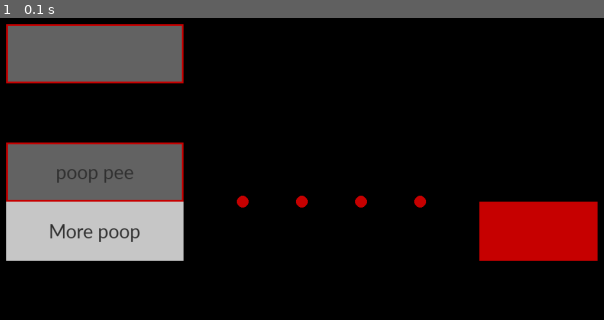
Above: before the commit, frame 1.
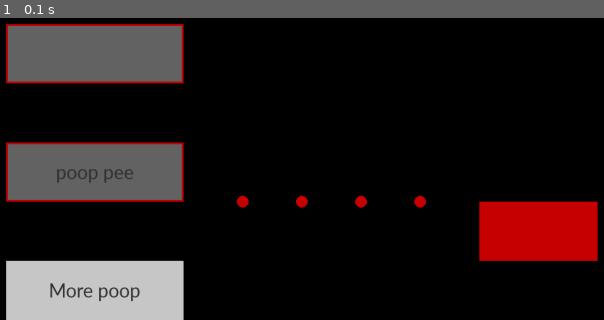
Above: after the commit, the same moment.

Repository: dragonfly1033/NEA
Game: pygame game, started from main.py
Two runs of this game, one before a commit and one after it. Both use one fixed random seed, a clock stepped at 60 frames per second and the inputs below.
Inputs:
- Up to frame 1 (0.1 s): no input

The runs differ from the first frame. In frame 1, 12% of the frame differs, in the area x 0-31%, y 60-100%.

Commit message:
test commit

Diff:
--- a/pygameutil.py
+++ b/graphics/pygameutil.py
@@ -311,8 +311,10 @@
         if event.type == pg.MOUSEMOTION:
             x, y = pg.mouse.get_pos()
             if self.active:
-                self.x += event.rel[0]
-                self.y += event.rel[1]
+                self.x = x - self.dim[0]/2
+                self.y = y - self.dim[1]/2
+            if self.onDrag != None:
+                self.onDrag()
 
         self.show()
 
@@ -342,10 +344,10 @@
         self.widgets.clear()
 
     def event_update(self, event):
+        rets = []
         for widget in self.widgets:
             if isinstance(widget, (Input, Button, DraggablePoint, DraggableRect)):
                 widget.update(event)
-
         if event.type == pg.KEYDOWN:
             if event.key == pg.K_SPACE:
                 if self.actionButton != None:
--- /dev/null
+++ b/graphics/widget.py
@@ -0,0 +1,6 @@
+from pygameutil import *
+
+class DraggablePoint(DraggablePoint):
+    def __init__(self, screen, x, y, r, inactiveColour, activeColour, zlayer=0, onDrag=None):
+        super().__init__(screen, x, y, r, inactiveColour, activeColour, zlayer=0)
+    self.onDrag = onDrag
--- a/main.py
+++ b/main.py
@@ -1,11 +1,11 @@
 import colorsys
 import pygame as pg
 from math import sqrt, sin, cos, radians, degrees, pi
-import pygameutil as pgu
+from graphics import pygameutil as pgu
 from random import randint as rand
 
 
-def test(display, p1, p2, p1d, p2d, res):
+def drawBezier(display, p1, p2, p1d, p2d, res):
     p1 = (p1.x, p1.y)
     p2 = (p2.x, p2.y)
     l = bezier(p1 ,p2, p1d, p2d, res)
@@ -33,17 +33,17 @@
     return ps
 
 def mainScreenSetup():
-    global alpha1, dp1, dp3, dp2, dp4
     mainScreen.fill((0, 0, 0))
-    alpha1 = pgu.LayeredSurface(mainScreen, DIM, zlayer=6, flags=pg.SRCALPHA)
+    draggableAlphaLayer = pgu.LayeredSurface(mainScreen, DIM, zlayer=6, flags=pg.SRCALPHA)
+    bezierAlphaLayer = pgu.LayeredSurface(mainScreen, DIM, zlayer=5, flags=pg.SRCALPHA)
     e1 = pgu.Input(mainScreen, (100, 100, 300, 100), medFont, [DARKGREY, LIGHTGREY], VDARKGREY, RED, zlayer=0)
-    l1 = pgu.Label(mainScreen, 'More poop', (100, 400, 300, 100), medFont, LIGHTGREY, VDARKGREY, align='center', justify='centre', zlayer=0)
-    dp1 = pgu.DraggablePoint(alpha1, 500, 400, 10, RED, VDARKGREY)
-    dp2 = pgu.DraggablePoint(alpha1, 600, 400, 10, RED, VDARKGREY)
-    dp3 = pgu.DraggablePoint(alpha1, 700, 400, 10, RED, VDARKGREY)
-    dp4 = pgu.DraggablePoint(alpha1, 800, 400, 10, RED, VDARKGREY)
-    dr1 = pgu.DraggableRect(alpha1, 900, 400, 200, 100, RED, VDARKGREY)
-    b1 = pgu.Button(mainScreen, 'poop pee', (100, 300, 300, 100), medFont, DARKGREY, LIGHTGREY, VDARKGREY, RED, lambda: test(alpha1, dp1, dp3, (0, 1), (0, -1), 15), zlayer=0)
+    l1 = pgu.Label(mainScreen, 'More poop', (100, 500, 300, 100), medFont, LIGHTGREY, VDARKGREY, align='center', justify='centre', zlayer=0)
+    dp1 = pgu.DraggablePoint(draggableAlphaLayer, 500, 400, 10, RED, VDARKGREY)
+    dp2 = pgu.DraggablePoint(draggableAlphaLayer, 600, 400, 10, RED, VDARKGREY)
+    dp3 = pgu.DraggablePoint(draggableAlphaLayer, 700, 400, 10, RED, VDARKGREY)
+    dp4 = pgu.DraggablePoint(draggableAlphaLayer, 800, 400, 10, RED, VDARKGREY)
+    dr1 = pgu.DraggableRect(draggableAlphaLayer, 900, 400, 200, 100, RED, VDARKGREY)
+    b1 = pgu.Button(mainScreen, 'poop pee', (100, 300, 300, 100), medFont, DARKGREY, LIGHTGREY, VDARKGREY, RED, lambda: print('hey'), zlayer=0)
 
 
 pg.init()
--- /dev/null
+++ b/parser/test.py
@@ -0,0 +1,172 @@
+# 1. Identity, idempotent, union, intersection, double negation
+# 2. De Morgans
+# 3. associative, commutative
+# 4. apply absorbtion
+# 5. distributive property
+
+import re
+
+
+class Law:
+    def __init__(self, name, regex, sub):
+        self.name = name
+        self.regex = regex
+        self.sub = sub
+        laws.append(self)
+
+class BinaryTree:
+    def __init__(self, rootVal):
+        self.root = Node(val=rootVal)
+
+    def traverse(self):
+        return self.root.traverse()
+
+class Node:
+    def __init__(self, parent=None, val=None):
+        self.parent = parent
+        self.val = val
+        self.left = None
+        self.right = None
+
+    def traverse(self):
+        if self.val is None:
+            return
+        if self.left is None:
+            return self.val
+        val = str(self.left.traverse()) + ',' + str(self.val)
+        if self.right is None:
+            return val
+        val += ',' + str(self.right.traverse())
+        return val
+
+def fakePopulate():
+    global T
+
+    T = BinaryTree(1)
+
+    T.root.left = Node(val=2)
+    T.root.left.left = Node(val=4)
+    T.root.left.left.left = Node(val=8)
+    T.root.left.left.right = Node(val=9)
+    T.root.left.right = Node(val=5)
+    T.root.left.right.left = Node(val=10)
+    T.root.left.right.right = Node(val=11)
+
+    T.root.right = Node(val=3)
+    T.root.right.left = Node(val=6)
+    T.root.right.left.left = Node(val=12)
+    T.root.right.left.right = Node(val=13)
+    T.root.right.right = Node(val=7)
+    T.root.right.right.left = Node(val=14)
+    T.root.right.right.right = Node(val=15)
+
+
+def parse(s):
+
+    for law in laws:
+        old = s
+
+        if law.name != 'distributive':
+            s = re.sub(law.regex, law.sub, s)
+        else:
+            m = re.findall(law.regex, s)
+            for mm in m:
+                print(m)
+
+        if old != s:
+            print(f'{law.name}', s)
+            break
+
+    return s
+
+def collectLike(s):
+    old = s
+    braGroups = re.findall(r'\((.*)\)',s)
+    sortedGroups = []#'+'.join(i.split('+').sort()) for i in braGroups]
+    for g in braGroups:
+        sortedGroup = g.split('+')
+        sortedGroup.sort()
+        sortedGroups.append('+'.join(sortedGroup))
+
+    for i, v in enumerate(sortedGroups):
+        s = s.replace(braGroups[i], v)
+
+    if s != old:
+        print('commutative: ', s)
+    return s
+
+
+
+laws = []
+
+de_morgans1 = Law('de morgans', r'\¬\(([A-Z])\*([A-Z])\)',  r'(¬\1+¬\2)') # ¬(AB)
+de_morgans2 = Law('de morgans', r'\¬\(([A-Z])\+([A-Z])\)',  r'(¬\1*¬\2)') # ¬(A+B)
+identity1 = Law('identity', r'([A-Z])\*1', r'\1') # A1
+identity2 = Law('identity', r'1\*([A-Z])', r'\1') # 1A
+identity3 = Law('identity', r'([A-Z])\+0', r'\1') # A+0
+identity4 = Law('identity', r'0\+([A-Z])', r'\1') # 0+A
+null1 = Law('null', r'([A-Z])\*0', r'0') # A0
+null2 = Law('null', r'0\*([A-Z])', r'0') # 0A
+null3 = Law('null', r'([A-Z])\+1', r'1') # A+1
+null4 = Law('null', r'1\+([A-Z])', r'1') # 1+A
+idempotent1 = Law('idempotent', r'([A-Z])\*\1', r'\1') # AA
+idempotent2 = Law('idempotent', r'([A-Z])\+\1', r'\1') # A+A
+inverse1 = Law('inverse', r'([A-Z])\*\¬\1', r'0') # A¬A
+inverse2 = Law('inverse', r'\¬([A-Z])\*\1', r'0') # ¬AA
+inverse3 = Law('inverse', r'([A-Z])\+\¬\1', r'1') # A+¬A
+inverse4 = Law('inverse', r'\¬([A-Z])\+\1', r'1') # ¬A+A
+
+absorption01 = Law('absorption', r'\¬([A-Z])\*\(\1\+([A-Z])\)',  r'¬\1*\2') # ¬A(A+B)
+absorption02 = Law('absorption', r'\¬([A-Z])\*\(([A-Z])\+\1\)',  r'¬\1*\2') # ¬A(B+A)
+
+absorption03 = Law('absorption', r'([A-Z])\*\(\1\+[A-Z]\)',  r'\1') # A(A+B)
+absorption04 = Law('absorption', r'([A-Z])\*\([A-Z]\+\1\)',  r'\1') # A(B+A)
+
+absorption05 = Law('absorption', r'([A-Z])\*\(\¬\1\+([A-Z])\)',  r'\1*\2') # A(¬A+B)
+absorption06 = Law('absorption', r'([A-Z])\*\(([A-Z])\+\¬\1\)',  r'\1*\2') # A(B+¬A)
+
+absorption07 = Law('absorption', r'\(([A-Z])\+[A-Z]\)\*\1',  r'\1') # (A+B)A
+absorption08 = Law('absorption', r'\([A-Z]\+([A-Z])\)\*\1',  r'\1') # (B+A)A
+
+absorption09 = Law('absorption', r'\(([A-Z])\+([A-Z])\)\*\¬\1',  r'\2*¬\1') # (A+B)¬A
+absorption10 = Law('absorption', r'\(([A-Z])\+([A-Z])\)\*\¬\2',  r'\1*¬\2') # (B+A)¬A
+
+absorption11 = Law('absorption', r'\(\¬([A-Z])\+([A-Z])\)\*\1',  r'\2*\1') # (¬A+B)A
+absorption12 = Law('absorption', r'\(([A-Z])\+\¬([A-Z])\)\*\2',  r'\2*\1') # (B+¬A)A
+
+absorption13 = Law('absorption', r'\¬([A-Z])\+\(\1\*([A-Z])\)',  r'¬\1+\2') # ¬A+(AB)
+absorption14 = Law('absorption', r'\¬([A-Z])\+\(([A-Z])\*\1\)',  r'¬\1+\2') # ¬A+(BA)
+absorption15 = Law('absorption', r'\¬([A-Z])\+\1\*([A-Z])',  r'¬\1+\2') # ¬A+AB
+absorption16 = Law('absorption', r'\¬([A-Z])\+([A-Z])\*\1',  r'¬\1+\2') # ¬A+BA
+
+absorption17 = Law('absorption', r'([A-Z])\+\(\1\*[A-Z]\)',  r'\1') # A+(AB)
+absorption18 = Law('absorption', r'([A-Z])\+\([A-Z]\*\1\)',  r'\1') # A+(BA)
+absorption19 = Law('absorption', r'([A-Z])\+\1\*[A-Z]',  r'\1') # A+AB
+absorption20 = Law('absorption', r'([A-Z])\+[A-Z]\*\1',  r'\1') # A+BA
+
+absorption21 = Law('absorption', r'([A-Z])\+\(\¬\1\*([A-Z])\)',  r'\1+\2') # A+(¬AB)
+absorption22 = Law('absorption', r'([A-Z])\+\(([A-Z])\*\¬\1\)',  r'\1+\2') # A+(B¬A)
+absorption23 = Law('absorption', r'([A-Z])\+\¬\1\*([A-Z])',  r'\1+\2') # A+¬AB
+absorption24 = Law('absorption', r'([A-Z])\+([A-Z])\*\¬\1',  r'\1+\2') # A+B¬A
+
+absorption25 = Law('absorption', r'\([^¬]([A-Z])\*[A-Z]\)\+\1',  r'\1') # (AB)+A
+absorption26 = Law('absorption', r'\([^¬][A-Z]\*([A-Z])\)\+\1',  r'\1') # (BA)+A
+absorption27 = Law('absorption', r'[^¬]([A-Z])\*[A-Z]\+\1',  r'\1') # AB+A
+absorption28 = Law('absorption', r'[^¬][A-Z]\*([A-Z])\+\1',  r'\1') # BA+A
+
+absorption29 = Law('absorption', r'\(([A-Z])\*([A-Z])\)\+\¬\1',  r'\2+¬\1') # (AB)+¬A
+absorption30 = Law('absorption', r'\(([A-Z])\*([A-Z])\)\+\¬\2',  r'\1+¬\2') # (BA)+¬A
+absorption31 = Law('absorption', r'([A-Z])\*([A-Z])\+\¬\1',  r'\2+¬\1') # AB+¬A
+absorption32 = Law('absorption', r'([A-Z])\*([A-Z])\+\¬\2',  r'\1+¬\2') # BA+¬A
+
+absorption33 = Law('absorption', r'\(\¬([A-Z])\*([A-Z])\)\+\1',  r'\2+\1') # (¬AB)+A
+absorption34 = Law('absorption', r'\(([A-Z])\*\¬([A-Z])\)\+\2',  r'\1+\2') # (B¬A)+A
+absorption35 = Law('absorption', r'\¬([A-Z])\*([A-Z])\+\1',  r'\2+\1') # ¬AB+A
+absorption36 = Law('absorption', r'([A-Z])\*\¬([A-Z])\+\2',  r'\1+\2') # B¬A+A
+
+distributive1 = Law('distributive', r'\(([A-Z\*\¬\+]*)\)\*([A-Z])', r'')
+distributive2 = Law('distributive', r'([A-Z])\*\(([A-Z\*\¬\+]*)\)', r'')
+distributive3 = Law('distributive', r'\(([A-Z\*\¬\+]*)\)\+([A-Z])', r'')
+distributive4 = Law('distributive', r'([A-Z])\+\(([A-Z\*\¬\+]*)\)', r'')
+
+s = '(¬(C*D)+B*C)*D+A*A'
--- /dev/null
+++ b/parser/test2.py
@@ -0,0 +1,48 @@
+import re
+
+class Law:
+    def __init__(self, name, regex, sub):
+        self.name = name
+        self.regex = regex
+        self.sub = sub
+        laws.append(self)
+
+class BinaryTree:
+    def __init__(self, rootVal=None):
+        self.root = Node(val=rootVal)
+
+    def traverse(self):
+        return self.root.traverse()
+
+class Stack:
+    def __init__(self, maxx=100):
+        self.max = maxx
+        self.vals = []
+
+    def pop(self):
+        if len(self.vals) > 0: return self.vals.pop()
+
+    def push(self, val):
+        if len(self.vals) < self.max: self.vals.append(val)
+
+
+def spl(s):
+
+    opened = Stack()
+    sets = []
+    for i, v in enumerate(s):
+        if v == '(':
+            opened.push(i)
+        elif v == ')':
+            op = opened.pop()
+            sets.append((s[op+1:i], len(opened.vals)))
+
+    return [i for i, ii in sorted(sets, key=lambda x: x[1], reverse=True)]
+
+import test
+
+s = test.s
+
+s = test.parse(s)
+s = spl(s)
+print(s)
--- a/regex.txt
+++ /dev/null
@@ -1,29 +0,0 @@
-Identity 1: ([A-Z])\+0  ;  \1
-Identity 2: 0\+([A-Z])  ;  \1
-Identity 3: ([A-Z])\*1  ;  \1
-Identity 4: 1\*([A-Z])  ;  \1
-
-Null 1: ([A-Z])\+1  ;  1
-Null 2: 1\+([A-Z])  ;  1
-Null 3: ([A-Z])\*0  ;  0
-Null 4: 0\*([A-Z])  ;  0
-
-Idempotent 1: ([A-Z])\+\1  ;  \1
-Idempotent 2: ([A-Z])\*\1  ;  \1
-
-Inverse 1: ([A-Z])\+\¬\1  ;  1
-Inverse 2: \¬([A-Z])\+\1  ;  1
-Inverse 3: ([A-Z])\*\¬\1  ;  0
-Inverse 4: \¬([A-Z])\*\1  ;  0
-
-Absorption 1: ([A-Z])\*\(\1\+[A-Z]\)  ;  \1
-Absorption 2: ([A-Z])\*\([A-Z]\+\1\)  ;  \1
-Absorption 3: ([A-Z])\+\(?\1\*[A-Z]\)?  ;  \1
-Absorption 4: ([A-Z])\+\(?[A-Z]\*\1\)?  ;  \1
-
-De Morgans 1: \¬\(([A-Z])\*([A-Z])\)  ;  \¬\1\+\¬\2
-De Morgans 2: \¬\(([A-Z])\+([A-Z])\)  ;  \¬\1\*\¬\2
-
-
-
-VERAION 1
--- a/test.py
+++ /dev/null
@@ -1,176 +0,0 @@
-# 1. Identity, idempotent, union, intersection, double negation
-# 2. De Morgans
-# 3. associative, commutative
-# 4. apply absorbtion
-# 5. distributive property
-
-import re
-
-
-class Law:
-    def __init__(self, name, regex, sub):
-        self.name = name
-        self.regex = regex
-        self.sub = sub
-        laws.append(self)
-
-class BinaryTree:
-    def __init__(self, rootVal):
-        self.root = Node(val=rootVal)
-
-    def traverse(self):
-        return self.root.traverse()
-
-class Node:
-    def __init__(self, parent=None, val=None):
-        self.parent = parent
-        self.val = val
-        self.left = None
-        self.right = None
-
-    def traverse(self):
-        if self.val is None:
-            return
-        if self.left is None:
-            return self.val
-        val = str(self.left.traverse()) + ',' + str(self.val)
-        if self.right is None:
-            return val
-        val += ',' + str(self.right.traverse())
-        return val
-
-def fakePopulate():
-    global T
-
-    T = BinaryTree(1)
-
-    T.root.left = Node(val=2)
-    T.root.left.left = Node(val=4)
-    T.root.left.left.left = Node(val=8)
-    T.root.left.left.right = Node(val=9)
-    T.root.left.right = Node(val=5)
-    T.root.left.right.left = Node(val=10)
-    T.root.left.right.right = Node(val=11)
-
-    T.root.right = Node(val=3)
-    T.root.right.left = Node(val=6)
-    T.root.right.left.left = Node(val=12)
-    T.root.right.left.right = Node(val=13)
-    T.root.right.right = Node(val=7)
-    T.root.right.right.left = Node(val=14)
-    T.root.right.right.right = Node(val=15)
-
-
-def parse(s):
-
-    for law in laws:
-        old = s
-
-        if law.name != 'distributive':
-            s = re.sub(law.regex, law.sub, s)
-        else:
-            m = re.findall(law.regex, s)
-            for mm in m:
-                print(m)
-
-        if old != s:
-            print(f'{law.name}', s)
-
-    return s
-
-def collectLike(s):
-    old = s
-    braGroups = re.findall(r'\((.*)\)',s)
-    sortedGroups = []#'+'.join(i.split('+').sort()) for i in braGroups]
-    for g in braGroups:
-        sortedGroup = g.split('+')
-        sortedGroup.sort()
-        sortedGroups.append('+'.join(sortedGroup))
-
-    for i, v in enumerate(sortedGroups):
-        s = s.replace(braGroups[i], v)
-
-    if s != old:
-        print('commutative: ', s)
-    return s
-
-
-
-laws = []
-
-absorption01 = Law('absorption', r'\¬([A-Z])\*\(\1\+([A-Z])\)',  r'¬\1*\2') # ¬A(A+B)
-absorption02 = Law('absorption', r'\¬([A-Z])\*\(([A-Z])\+\1\)',  r'¬\1*\2') # ¬A(B+A)
-
-absorption03 = Law('absorption', r'([A-Z])\*\(\1\+[A-Z]\)',  r'\1') # A(A+B)
-absorption04 = Law('absorption', r'([A-Z])\*\([A-Z]\+\1\)',  r'\1') # A(B+A)
-
-absorption05 = Law('absorption', r'([A-Z])\*\(\¬\1\+([A-Z])\)',  r'\1*\2') # A(¬A+B)
-absorption06 = Law('absorption', r'([A-Z])\*\(([A-Z])\+\¬\1\)',  r'\1*\2') # A(B+¬A)
-
-absorption07 = Law('absorption', r'\(([A-Z])\+[A-Z]\)\*\1',  r'\1') # (A+B)A
-absorption08 = Law('absorption', r'\([A-Z]\+([A-Z])\)\*\1',  r'\1') # (B+A)A
-
-absorption09 = Law('absorption', r'\(([A-Z])\+([A-Z])\)\*\¬\1',  r'\2*¬\1') # (A+B)¬A
-absorption10 = Law('absorption', r'\(([A-Z])\+([A-Z])\)\*\¬\2',  r'\1*¬\2') # (B+A)¬A
-
-absorption11 = Law('absorption', r'\(\¬([A-Z])\+([A-Z])\)\*\1',  r'\2*\1') # (¬A+B)A
-absorption12 = Law('absorption', r'\(([A-Z])\+\¬([A-Z])\)\*\2',  r'\2*\1') # (B+¬A)A
-
-absorption13 = Law('absorption', r'\¬([A-Z])\+\(\1\*([A-Z])\)',  r'¬\1+\2') # ¬A+(AB)
-absorption14 = Law('absorption', r'\¬([A-Z])\+\(([A-Z])\*\1\)',  r'¬\1+\2') # ¬A+(BA)
-absorption15 = Law('absorption', r'\¬([A-Z])\+\1\*([A-Z])',  r'¬\1+\2') # ¬A+AB
-absorption16 = Law('absorption', r'\¬([A-Z])\+([A-Z])\*\1',  r'¬\1+\2') # ¬A+BA
-
-absorption17 = Law('absorption', r'([A-Z])\+\(\1\*[A-Z]\)',  r'\1') # A+(AB)
-absorption18 = Law('absorption', r'([A-Z])\+\([A-Z]\*\1\)',  r'\1') # A+(BA)
-absorption19 = Law('absorption', r'([A-Z])\+\1\*[A-Z]',  r'\1') # A+AB
-absorption20 = Law('absorption', r'([A-Z])\+[A-Z]\*\1',  r'\1') # A+BA
-
-absorption21 = Law('absorption', r'([A-Z])\+\(\¬\1\*([A-Z])\)',  r'\1+\2') # A+(¬AB)
-absorption22 = Law('absorption', r'([A-Z])\+\(([A-Z])\*\¬\1\)',  r'\1+\2') # A+(B¬A)
-absorption23 = Law('absorption', r'([A-Z])\+\¬\1\*([A-Z])',  r'\1+\2') # A+¬AB
-absorption24 = Law('absorption', r'([A-Z])\+([A-Z])\*\¬\1',  r'\1+\2') # A+B¬A
-
-absorption25 = Law('absorption', r'\([^¬]([A-Z])\*[A-Z]\)\+\1',  r'\1') # (AB)+A
-absorption26 = Law('absorption', r'\([^¬][A-Z]\*([A-Z])\)\+\1',  r'\1') # (BA)+A
-absorption27 = Law('absorption', r'[^¬]([A-Z])\*[A-Z]\+\1',  r'\1') # AB+A
-absorption28 = Law('absorption', r'[^¬][A-Z]\*([A-Z])\+\1',  r'\1') # BA+A
-
-absorption29 = Law('absorption', r'\(([A-Z])\*([A-Z])\)\+\¬\1',  r'\2+¬\1') # (AB)+¬A
-absorption30 = Law('absorption', r'\(([A-Z])\*([A-Z])\)\+\¬\2',  r'\1+¬\2') # (BA)+¬A
-absorption31 = Law('absorption', r'([A-Z])\*([A-Z])\+\¬\1',  r'\2+¬\1') # AB+¬A
-absorption32 = Law('absorption', r'([A-Z])\*([A-Z])\+\¬\2',  r'\1+¬\2') # BA+¬A
-
-absorption33 = Law('absorption', r'\(\¬([A-Z])\*([A-Z])\)\+\1',  r'\2+\1') # (¬AB)+A
-absorption34 = Law('absorption', r'\(([A-Z])\*\¬([A-Z])\)\+\2',  r'\1+\2') # (B¬A)+A
-absorption35 = Law('absorption', r'\¬([A-Z])\*([A-Z])\+\1',  r'\2+\1') # ¬AB+A
-absorption36 = Law('absorption', r'([A-Z])\*\¬([A-Z])\+\2',  r'\1+\2') # B¬A+A
-
-identity1 = Law('identity', r'([A-Z])\*1', r'\1') # A1
-identity2 = Law('identity', r'1\*([A-Z])', r'\1') # 1A
-identity3 = Law('identity', r'([A-Z])\+0', r'\1') # A+0
-identity4 = Law('identity', r'0\+([A-Z])', r'\1') # 0+A
-null1 = Law('null', r'([A-Z])\*0', r'0') # A0
-null2 = Law('null', r'0\*([A-Z])', r'0') # 0A
-null3 = Law('null', r'([A-Z])\+1', r'1') # A+1
-null4 = Law('null', r'1\+([A-Z])', r'1') # 1+A
-idempotent1 = Law('idempotent', r'([A-Z])\*\1', r'\1') # AA
-idempotent2 = Law('idempotent', r'([A-Z])\+\1', r'\1') # A+A
-inverse1 = Law('inverse', r'([A-Z])\*\¬\1', r'0') # A¬A
-inverse2 = Law('inverse', r'\¬([A-Z])\*\1', r'0') # ¬AA
-inverse3 = Law('inverse', r'([A-Z])\+\¬\1', r'1') # A+¬A
-inverse4 = Law('inverse', r'\¬([A-Z])\+\1', r'1') # ¬A+A
-de_morgans1 = Law('de morgans', r'\¬\(([A-Z])\*([A-Z])\)',  r'¬\1+¬\2') # ¬(AB)
-de_morgans2 = Law('de morgans', r'\¬\(([A-Z])\+([A-Z])\)',  r'¬\1*¬\2') # ¬(A+B)
-
-distributive1 = Law('distributive', r'\(([A-Z\*\¬\+]*)\)\*([A-Z])', r'')
-distributive2 = Law('distributive', r'([A-Z])\*\(([A-Z\*\¬\+]*)\)', r'')
-distributive3 = Law('distributive', r'\(([A-Z\*\¬\+]*)\)\+([A-Z])', r'')
-distributive4 = Law('distributive', r'([A-Z])\+\(([A-Z\*\¬\+]*)\)', r'')
-
-s = '(¬(C*D)+B*C)*D+A*A'
-
-print('original: ', s)
-for i in range(10):
-    s = parse(s)
-    s = collectLike(s)
